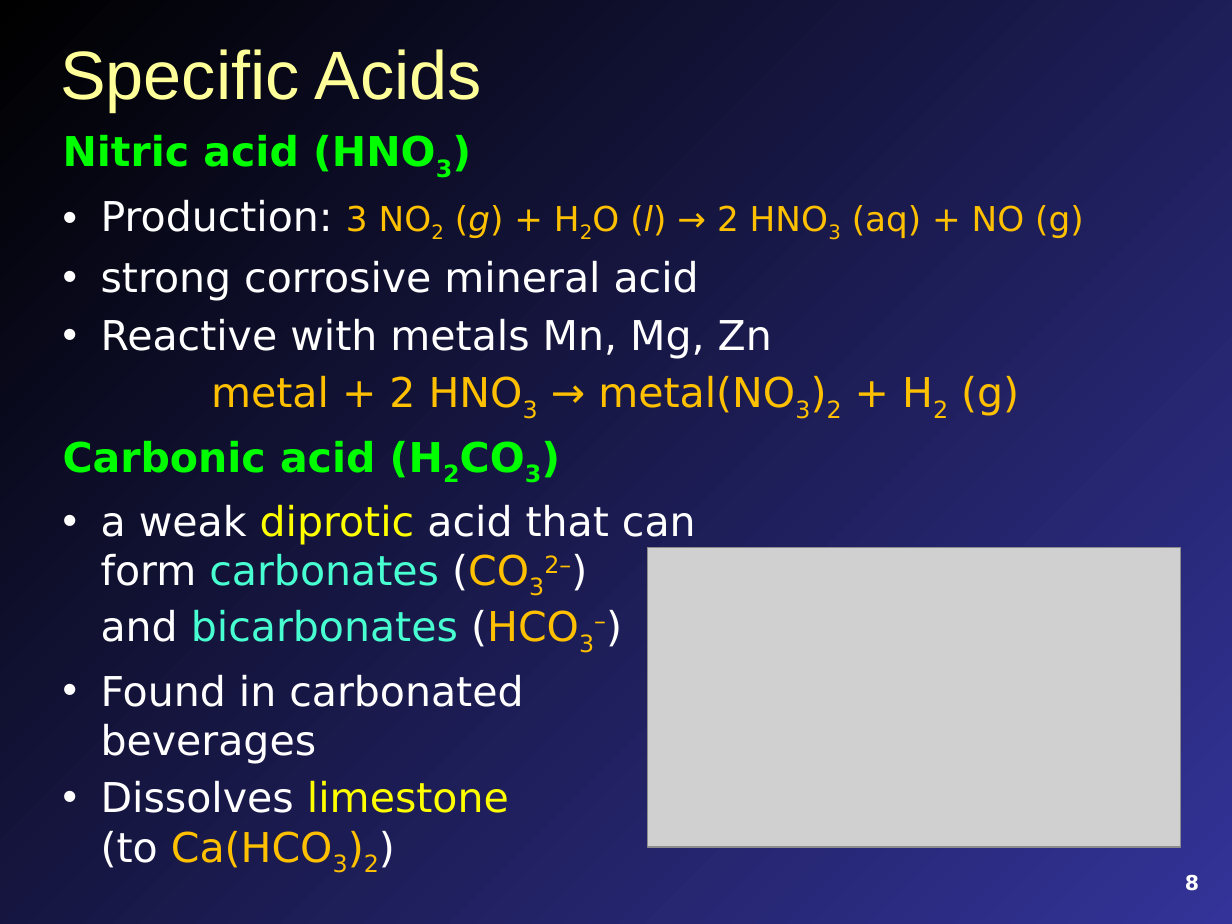
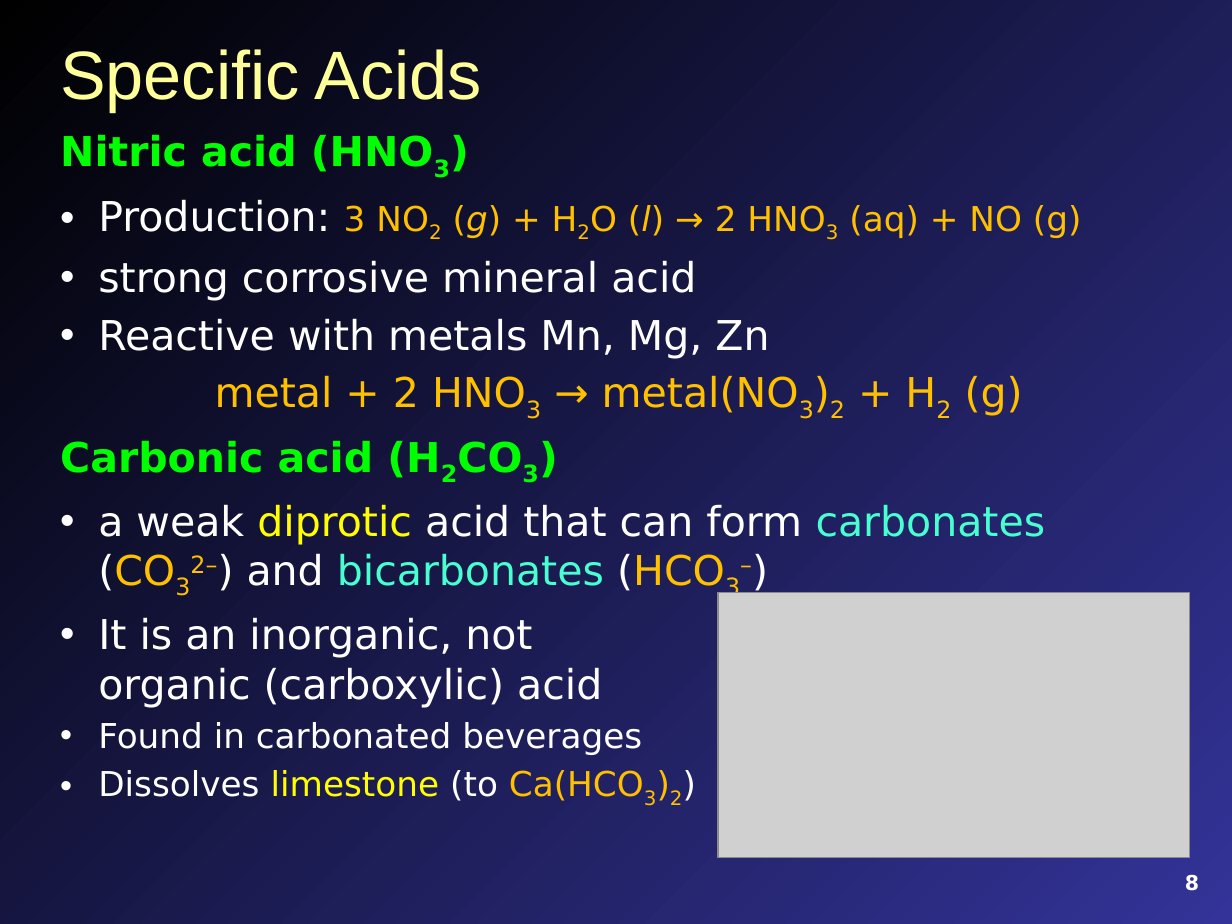
Before and after one commit to profmitch/profmitch.github.io, a slide deck: slide 8 of Teaching/Chemistry/Lecture Slides/FCC Chem 3A Chap 12 Content.pptx. Drawn at 1232x924 pixels with LibreOffice and Linux fonts; fonts in the diff are those of the drawing; grey boxes stand for pictures. Boxes give left, top, right and bottom in pixels: in the first picture for what was removed or moved away, otherwise in the second. Text is boxed around its words. In the diff, an @@ line names an element or a change of style, - is before the commit and + after.

```diff
--- a/Teaching/Chemistry/Lecture Slides/FCC Chem 3A Chap 12 Content.pptx
+++ b/Teaching/Chemistry/Lecture Slides/FCC Chem 3A Chap 12 Content.pptx
@@ picture: place and size @@
-picture at [648, 547, 1180, 846]
+picture at [718, 593, 1189, 857]
@@ text at [98, 617, 602, 708]: paragraph added @@
+• It is an inorganic, not
+  organic (carboxylic) acid
@@ text at [98, 722, 683, 805]: size 24 to 20 pt in "Found in carbonated beverages", "Dissolves limestone (to Ca(HCO3)2)" @@
```
Also in this commit, not shown: 3 other slides changed, 2 slides added, 1 slide removed, 14 other files.
